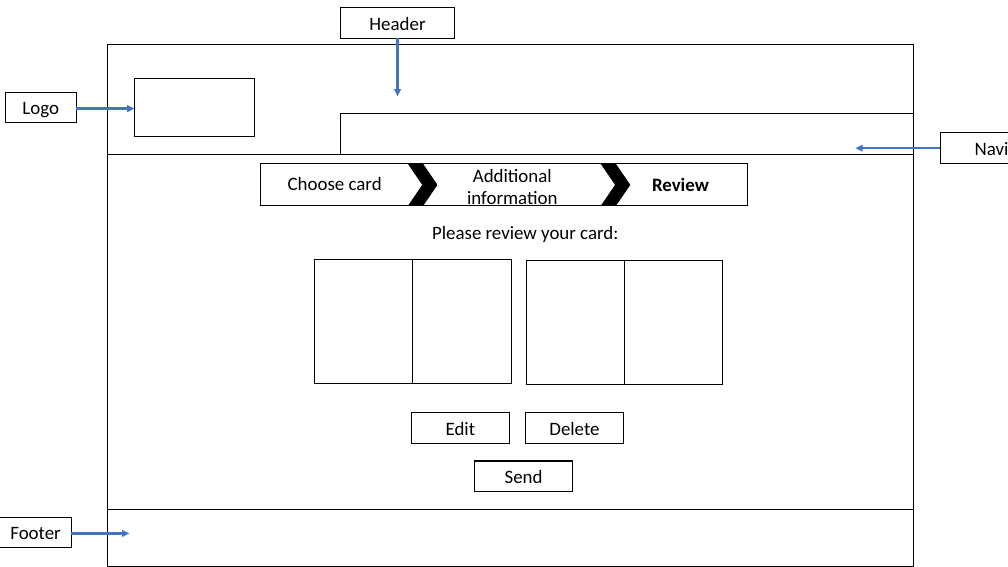
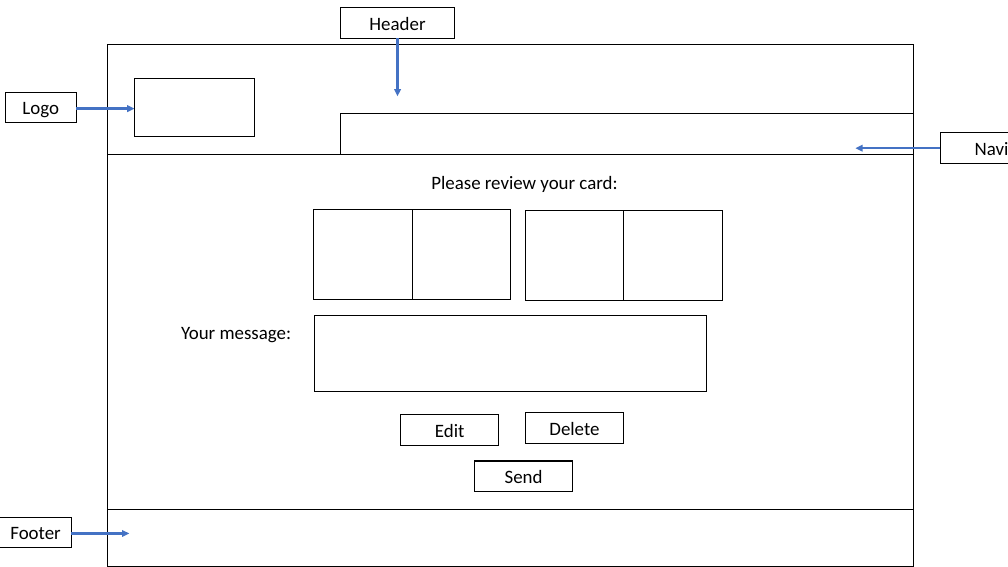
Before and after one commit to Priyanka-Khadilkar/hopsitalprojectteamthree, a slide deck: slide 8 of HospitalProjectTeamThree/Wireframes/LoginCardWireframe.pptx (slide 9 before the commit). Drawn at 1008x567 pixels with LibreOffice and Linux fonts; fonts in the diff are those of the drawing. Boxes give left, top, right and bottom in pixels: in the first picture for what was removed or moved away, otherwise in the second. Text is boxed around its words. In the diff, an @@ line names an element or a change of style, - is before the commit and + after.

Commit message:
finsih ERD and User Story for Login and Get Well Card

```diff
--- a/HospitalProjectTeamThree/Wireframes/LoginCardWireframe.pptx
+++ b/HospitalProjectTeamThree/Wireframes/LoginCardWireframe.pptx
@@ rectangle removed at (261, 163, 748, 205) @@
@@ text removed at (288, 177, 382, 190) @@
-Choose card
@@ text "Please review your card:": place and size @@
-text "Please review your card:" at (432, 226, 618, 242)
+text "Please review your card:" at (431, 176, 617, 192)
@@ chevron removed at (409, 165, 437, 206) @@
@@ rectangle removed at (437, 169, 588, 203) @@
-Additional information
@@ chevron removed at (602, 165, 630, 206) @@
@@ text removed at (652, 177, 709, 191) @@
-Review
@@ rectangle: place and size @@
-rectangle at (315, 260, 413, 383)
+rectangle at (314, 210, 412, 299)
@@ rectangle: place and size @@
-rectangle at (413, 260, 511, 383)
+rectangle at (412, 210, 510, 299)
@@ rectangle: place and size @@
-rectangle at (526, 261, 625, 384)
+rectangle at (526, 211, 624, 300)
@@ rectangle: place and size @@
-rectangle at (625, 261, 723, 384)
+rectangle at (624, 211, 722, 300)
@@ text added at (181, 327, 291, 343), 18 pt, text #000000 @@
+Your message:
@@ rectangle added at (315, 315, 706, 391), fill #FFFFFF, outline #000000 1 pt @@
@@ rectangle "Edit": place and size @@
-rectangle "Edit" at (411, 413, 510, 443)
+rectangle "Edit" at (401, 415, 499, 445)
```
Also in this commit, not shown: 2 other slides changed, 1 slide added, 2 slides removed, 2 other files.
